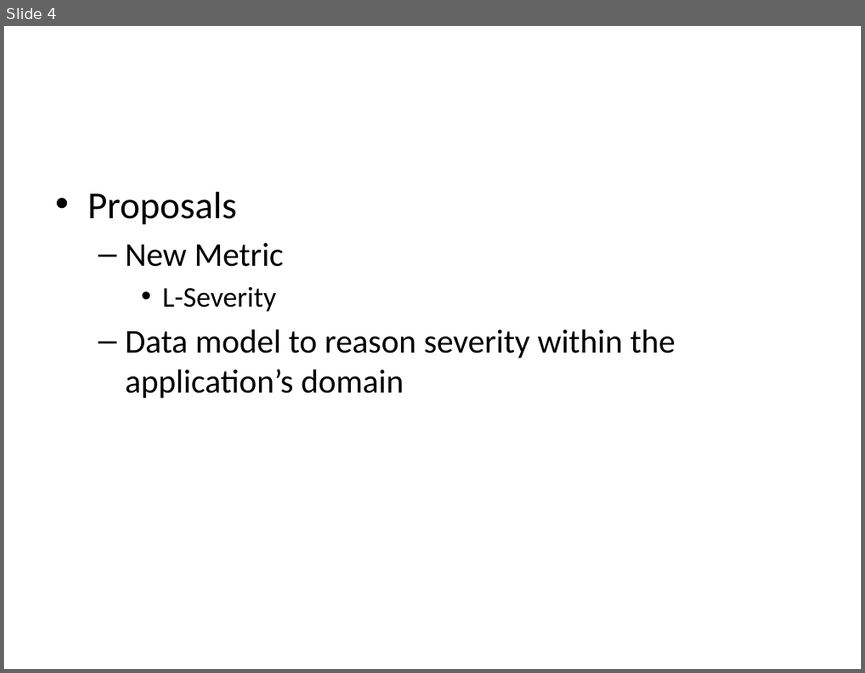
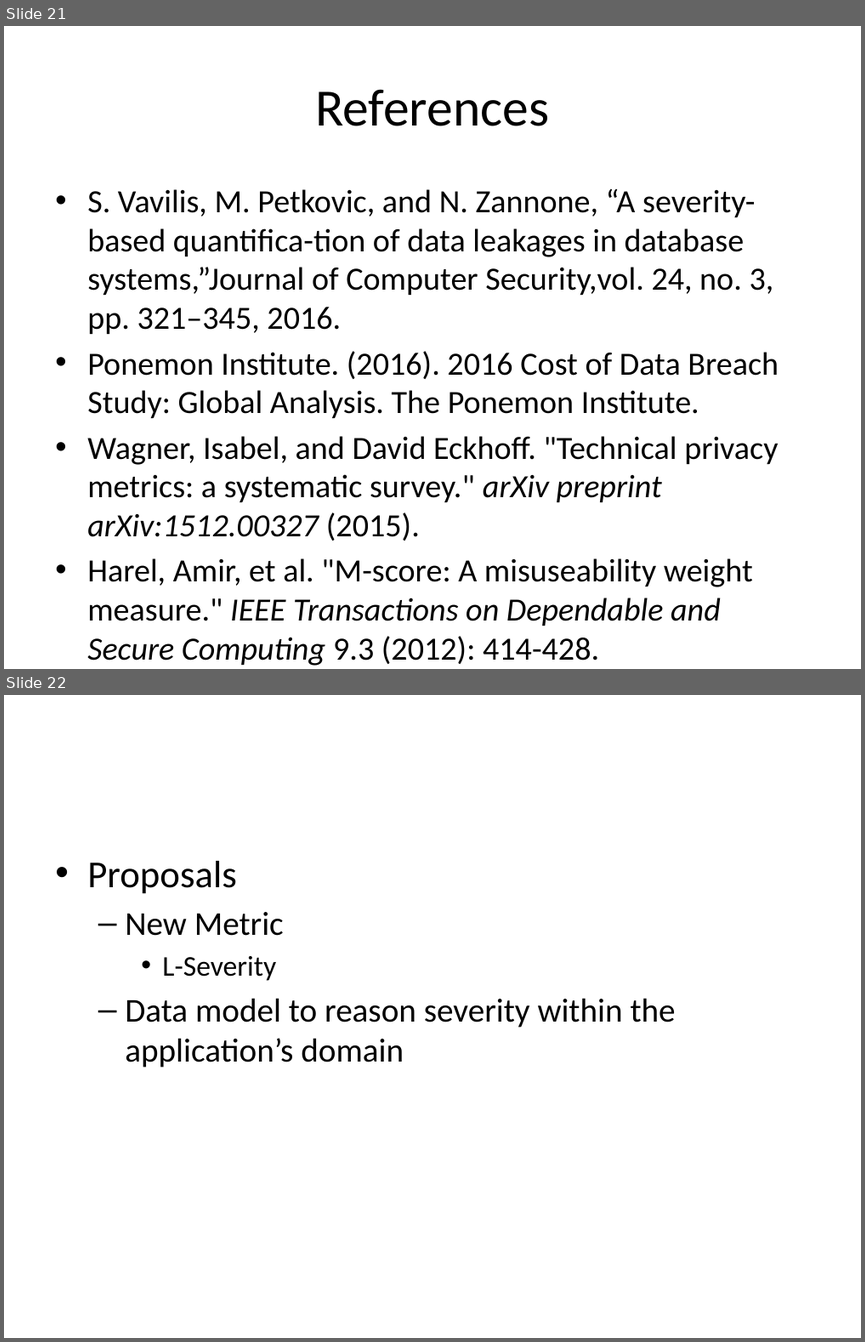
Before and after one commit to jayvelasco1990/big-data, a slide deck: proposal.pptx. Shown one above the other, each under a label of ours: slide 4 before the commit, slides 21 and 22 after it. The pictures are 865x673 and 865x1342 pixels, drawn with LibreOffice and Linux fonts; fonts in the diff are those of the drawing. Boxes give left, top, right and bottom in pixels: in the first picture for what was removed or moved away, otherwise in the second. Text is boxed around its words. In the diff, an @@ line names an element or a change of style, - is before the commit and + after.

```diff
--- a/proposal.pptx
+++ b/proposal.pptx
@@ slide 21 added at (4, 26, 861, 669), background #FFFFFF @@
@@ title added at (315, 89, 549, 126), 44 pt, text #000000 @@
+References
@@ text added at (87, 188, 778, 665), 27.2 pt, text #000000 @@
+• S. Vavilis, M. Petkovic, and N. Zannone, “A severity-based quantifica-tion of data leakages in database systems,”Journal of Computer Security,vol. 24, no. 3, pp. 321–345, 2016.
+• Ponemon Institute. (2016). 2016 Cost of Data Breach Study: Global Analysis. The Ponemon Institute.
+• Wagner, Isabel, and David Eckhoff. "Technical privacy metrics: a systematic survey." arXiv preprint arXiv:1512.00327 (2015).
+• Harel, Amir, et al. "M-score: A misuseability weight measure." IEEE Transactions on Dependable and Secure Computing 9.3 (2012): 414-428.
@@ what was slide 4 is now slide 22 @@
```
Also in this commit, not shown: 2 slides changed, 18 other slides added, 1 slide removed, 3 other files.
